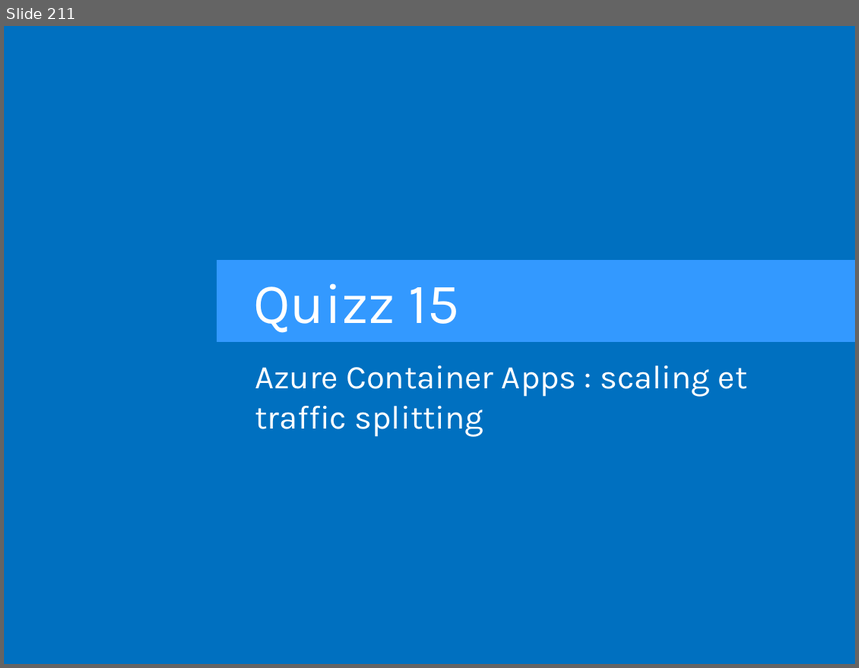
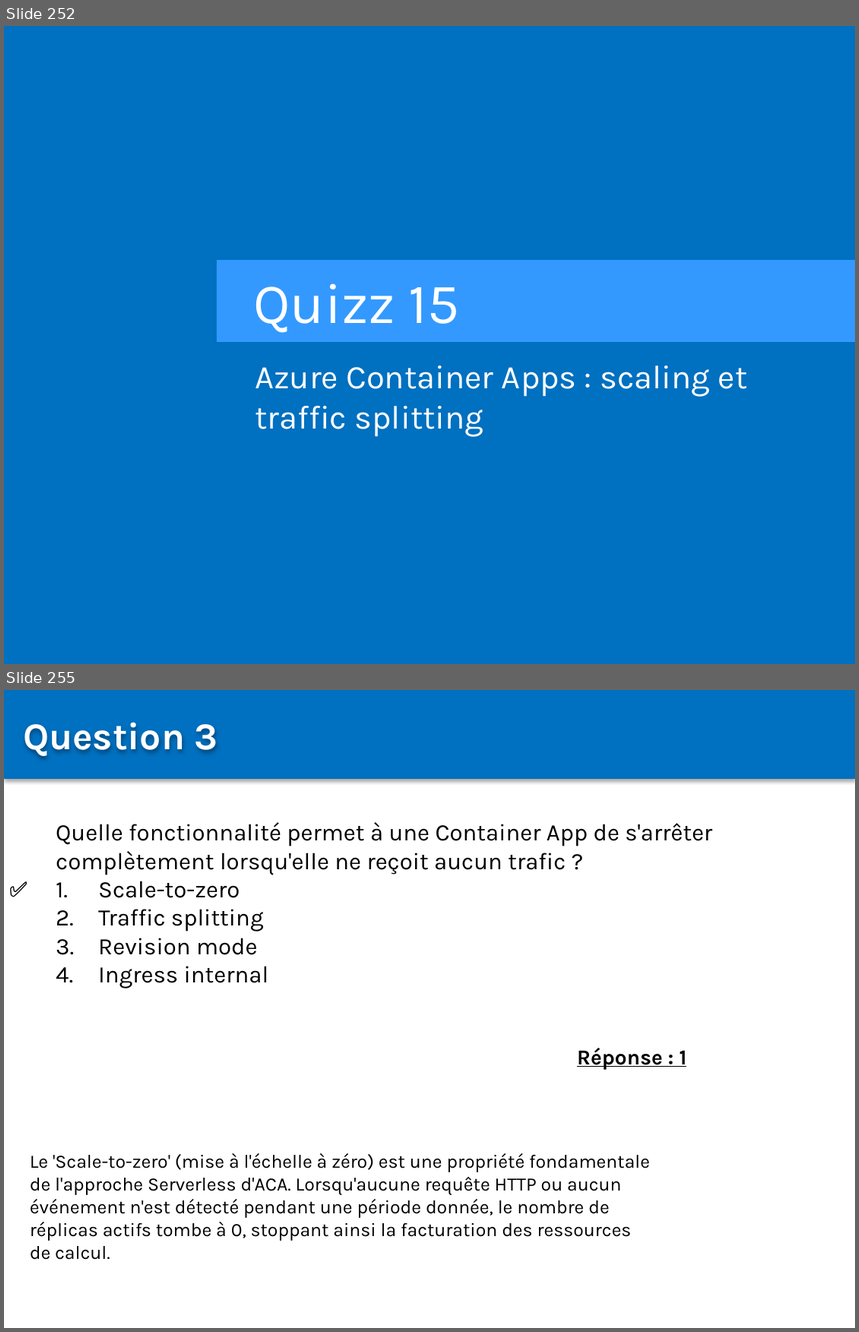
Before and after one commit to Sybaris-Classroom/az-204, a slide deck: Quiz/Quiz.pptx. Shown one above the other, each under a label of ours: slide 211 before the commit, slides 252 and 255 after it; the slides between them are not shown. The pictures are 859x668 and 859x1332 pixels, drawn with LibreOffice and Linux fonts; fonts in the diff are those of the drawing. Boxes give left, top, right and bottom in pixels: in the first picture for what was removed or moved away, otherwise in the second. Text is boxed around its words. In the diff, an @@ line names an element or a change of style, - is before the commit and + after.

```diff
--- a/Quiz/Quiz.pptx
+++ b/Quiz/Quiz.pptx
@@ slide 255 added at [4, 690, 855, 1328], background #FFFFFF @@
@@ rectangle added at [4, 690, 855, 778], fill #0070C0 @@
@@ text added at [23, 722, 218, 758], 32 pt, text #FFFFFF, bold @@
+Question 3
@@ text added at [56, 822, 712, 989], 20 pt, text #000000 @@
+Quelle fonctionnalité permet à une Container App de s'arrêter complètement lorsqu'elle ne reçoit aucun trafic ?
+1. Scale-to-zero
+2. Traffic splitting
+3. Revision mode
+4. Ingress internal
@@ text added at [4, 872, 53, 906], 18 pt, text #000000, bold @@
+✅
@@ text added at [577, 1048, 687, 1070], 18 pt, text #000000, bold, underline @@
+Réponse : 1
@@ text added at [30, 1154, 650, 1241], 16 pt, text #000000 @@
+Le 'Scale-to-zero' (mise à l'échelle à zéro) est une propriété fondamentale de l'approche Serverless d'ACA. Lorsqu'aucune requête HTTP ou aucun événement n'est détecté pendant une période donnée, le nombre de réplicas actifs tombe à 0, stoppant ainsi la facturation des ressources de calcul.
@@ what was slide 211 is now slide 252 @@
```
Also in this commit, not shown: 1 slide changed, 81 other slides added.
